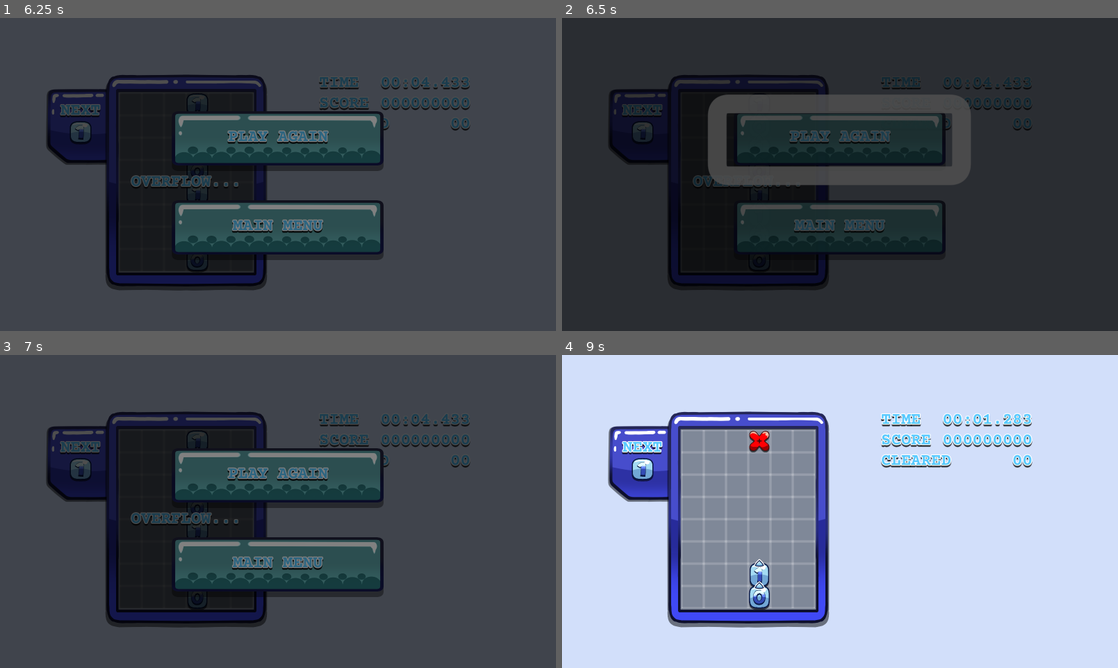
Above: before the commit, frames 1-4 (two rows, left to right).
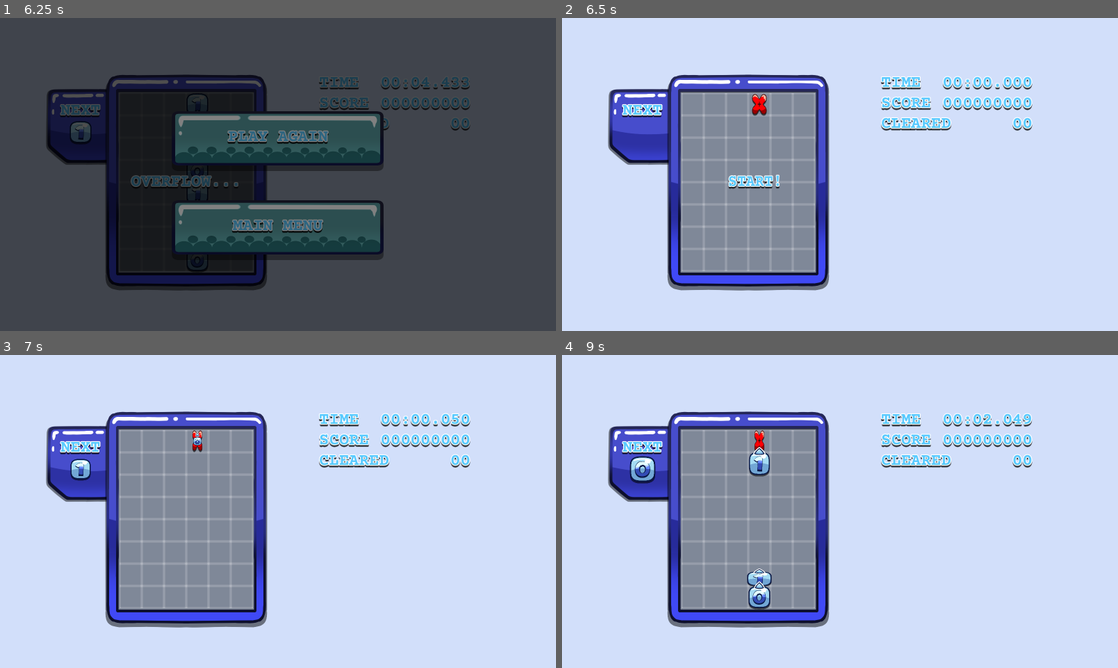
Above: after the commit, the same moments.

Repository: Kuma-Boo/cs-club-buster
Game: Godot game, scene res://scene/mode/endless.tscn
Two runs of this game, one before a commit and one after it. Both use one fixed random seed, a clock stepped at 60 frames per second and the inputs below.
Inputs:
- Up to frame 1 (6.25 s): tap Enter (ui_accept) at 0.5, 0.77, 1.52, 3.02, 3.77, 4.52, 6.02 s; hold Up (ui_up) 0.53-1.28 s; hold Down (ui_down) 1.28-2.03 s; hold Up (ui_up) 2.03-3.53 s; hold Down (ui_down) 3.53-5.78 s; hold Up (ui_up) from 5.78 s (still down)
- Up to frame 2 (6.5 s): keep holding Up (ui_up)
- Up to frame 3 (7 s): keep holding Up (ui_up); tap Enter (ui_accept) at 6.77 s
- Up to frame 4 (9 s): tap Enter (ui_accept) at 7.52 s; release Up (ui_up) at 8.03 s; hold Down (ui_down) from 8.03 s (still down)

Frame 1 is identical in both runs. In frame 2, 100% of the frame differs, in the area x 0-100%, y 0-100%; in frame 3, 100%; in frame 4, 1.2%.

Commit message:
Fix Restart Option

Diff:
--- a/scene/menu/result_menu.tscn
+++ b/scene/menu/result_menu.tscn
@@ -163,12 +163,9 @@
 tracks/4/interp = 1
 tracks/4/loop_wrap = true
 tracks/4/keys = {
-"times": PackedFloat32Array(0.4, 0.4001),
-"transitions": PackedFloat32Array(1, 1),
+"times": PackedFloat32Array(0.4),
+"transitions": PackedFloat32Array(1),
 "values": [{
-"args": [],
-"method": &"on_menu_option_pressed"
-}, {
 "args": [],
 "method": &"load_scenes"
 }]
@@ -180,7 +177,7 @@
 tracks/5/interp = 1
 tracks/5/loop_wrap = true
 tracks/5/keys = {
-"times": PackedFloat32Array(0.1, 0.3),
+"times": PackedFloat32Array(0.100000024, 0.3),
 "transitions": PackedFloat32Array(1, 1),
 "update": 0,
 "values": [Color(0, 0, 0, 0), Color(0, 0, 0, 1)]
@@ -284,43 +281,43 @@
 "update": 0,
 "values": [Color(1, 1, 1, 0), Color(1, 1, 1, 1)]
 }
-tracks/1/type = "method"
+tracks/1/type = "value"
 tracks/1/imported = false
 tracks/1/enabled = true
-tracks/1/path = NodePath(".")
+tracks/1/path = NodePath("Rematch/Glow:modulate")
 tracks/1/interp = 1
 tracks/1/loop_wrap = true
 tracks/1/keys = {
+"times": PackedFloat32Array(0, 0.2),
+"transitions": PackedFloat32Array(1, 1),
+"update": 0,
+"values": [Color(1, 1, 1, 0), Color(1, 1, 1, 1)]
+}
+tracks/2/type = "value"
+tracks/2/imported = false
+tracks/2/enabled = true
+tracks/2/path = NodePath("MainMenu/Glow:visible")
+tracks/2/interp = 1
+tracks/2/loop_wrap = true
+tracks/2/keys = {
+"times": PackedFloat32Array(0),
+"transitions": PackedFloat32Array(1),
+"update": 1,
+"values": [false]
+}
+tracks/3/type = "method"
+tracks/3/imported = false
+tracks/3/enabled = true
+tracks/3/path = NodePath(".")
+tracks/3/interp = 1
+tracks/3/loop_wrap = true
+tracks/3/keys = {
 "times": PackedFloat32Array(0.2),
 "transitions": PackedFloat32Array(1),
 "values": [{
 "args": [],
 "method": &"on_menu_shown"
 }]
-}
-tracks/2/type = "value"
-tracks/2/imported = false
-tracks/2/enabled = true
-tracks/2/path = NodePath("Rematch/Glow:modulate")
-tracks/2/interp = 1
-tracks/2/loop_wrap = true
-tracks/2/keys = {
-"times": PackedFloat32Array(0, 0.2),
-"transitions": PackedFloat32Array(1, 1),
-"update": 0,
-"values": [Color(1, 1, 1, 0), Color(1, 1, 1, 1)]
-}
-tracks/3/type = "value"
-tracks/3/imported = false
-tracks/3/enabled = true
-tracks/3/path = NodePath("MainMenu/Glow:visible")
-tracks/3/interp = 1
-tracks/3/loop_wrap = true
-tracks/3/keys = {
-"times": PackedFloat32Array(0),
-"transitions": PackedFloat32Array(1),
-"update": 1,
-"values": [false]
 }
 
 [sub_resource type="AnimationLibrary" id="AnimationLibrary_n8md4"]
--- a/script/menu/result_menu.gd
+++ b/script/menu/result_menu.gd
@@ -7,13 +7,15 @@
 var current_selection : int = 0
 var previous_input_sign : int
 var activation_timer : float
+var use_activation_timer : bool
 
 func _enter_tree() -> void:
 	instance = self
+	activation_timer = 0
 
 func _process(_delta: float) -> void:
 	if !is_processing_menu:
-		if !is_zero_approx(activation_timer):
+		if use_activation_timer:
 			activation_timer = move_toward(activation_timer, 0, get_process_delta_time())
 			if is_zero_approx(activation_timer):
 				show_menu()
@@ -32,9 +34,11 @@
 
 func show_menu_with_delay(time : float) -> void:
 	activation_timer = time
+	use_activation_timer = true
 
 func show_menu() -> void:
 	animator.play("show")
+	use_activation_timer = false
 
 func on_menu_shown() -> void:
 	is_processing_menu = true
